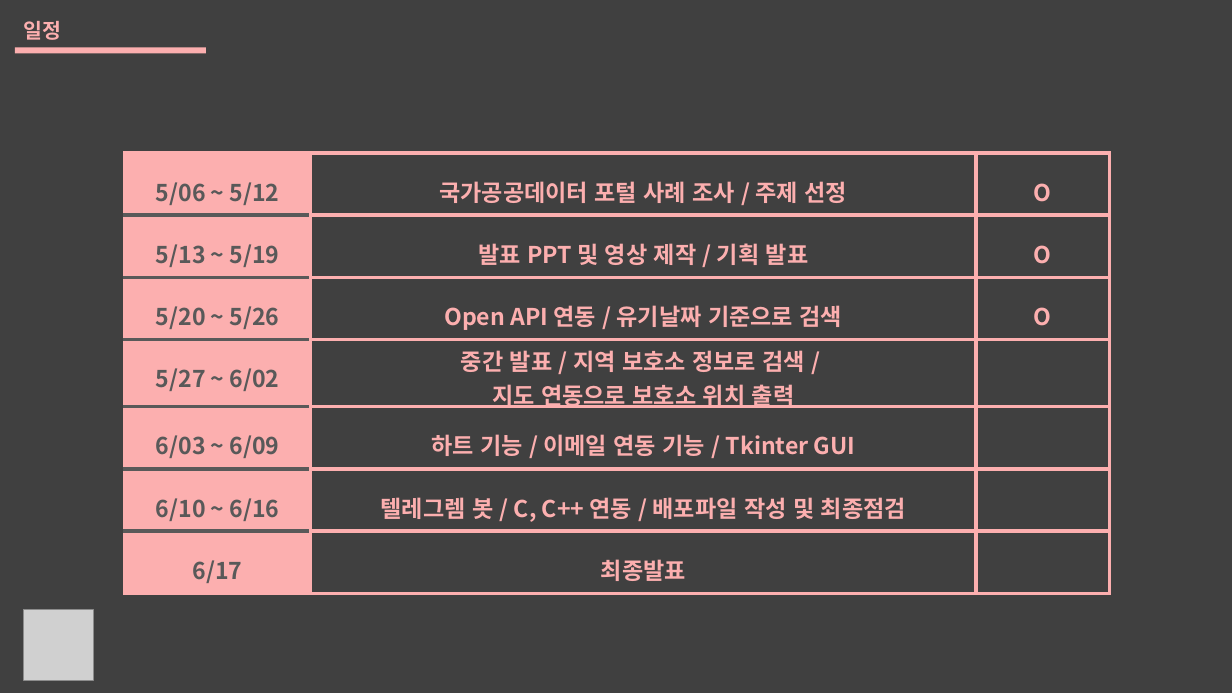
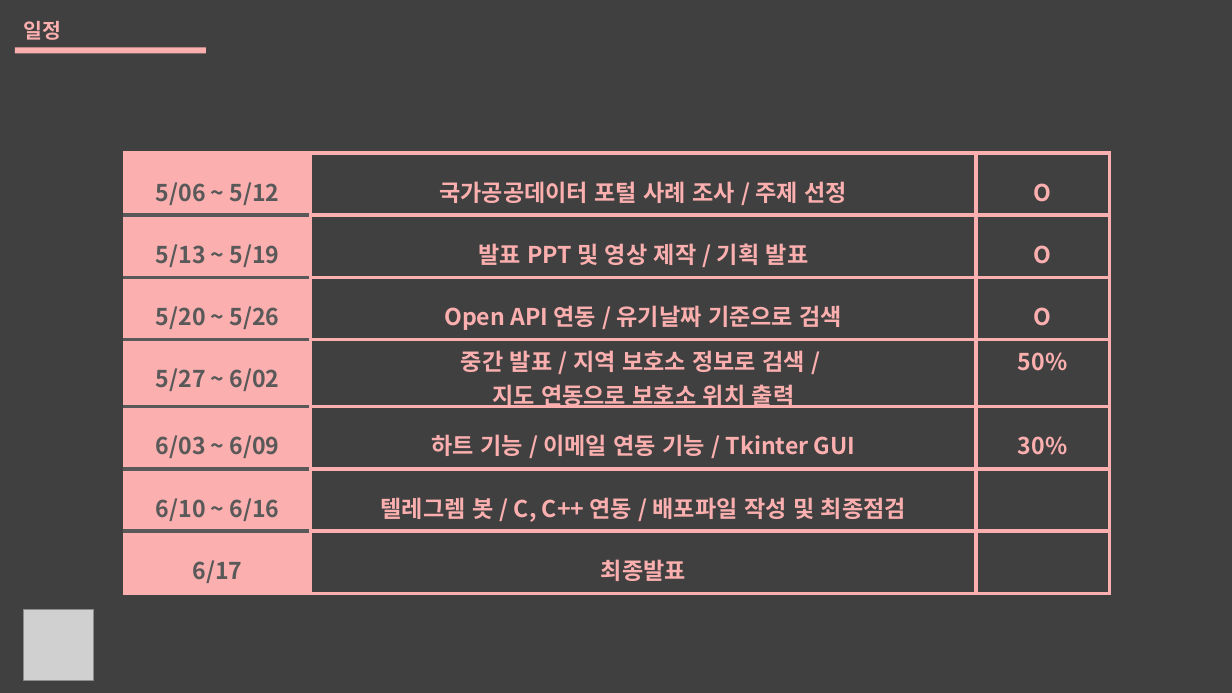
Before and after one commit to mintchocolate777/Script_Language, a slide deck: slide 6 of 이예은_김지혜_중간발표.pptx. Drawn at 1232x693 pixels with LibreOffice and Linux fonts; fonts in the diff are those of the drawing; grey boxes stand for pictures. Boxes give left, top, right and bottom in pixels: in the first picture for what was removed or moved away, otherwise in the second. Text is boxed around its words. In the diff, an @@ line names an element or a change of style, - is before the commit and + after.

```diff
--- a/이예은_김지혜_중간발표.pptx
+++ b/이예은_김지혜_중간발표.pptx
@@ table at (125,152,1109,593) @@
-row 4, column 3: 
+row 4, column 3: 50%
-row 5, column 3: 
+row 5, column 3: 30%
```
Also in this commit, not shown: 2 other slides changed, 1 other file.
